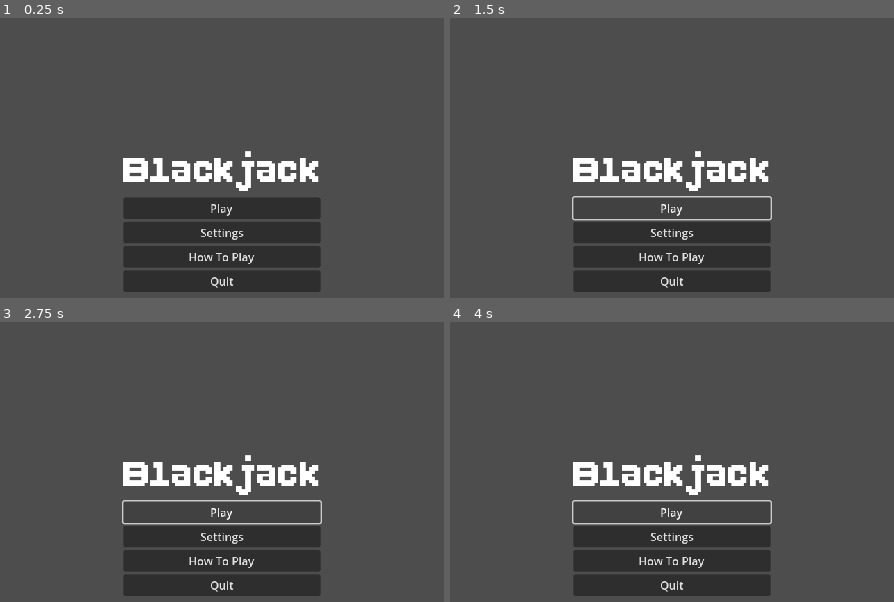
Above: before the commit, frames 1-4 (two rows, left to right).
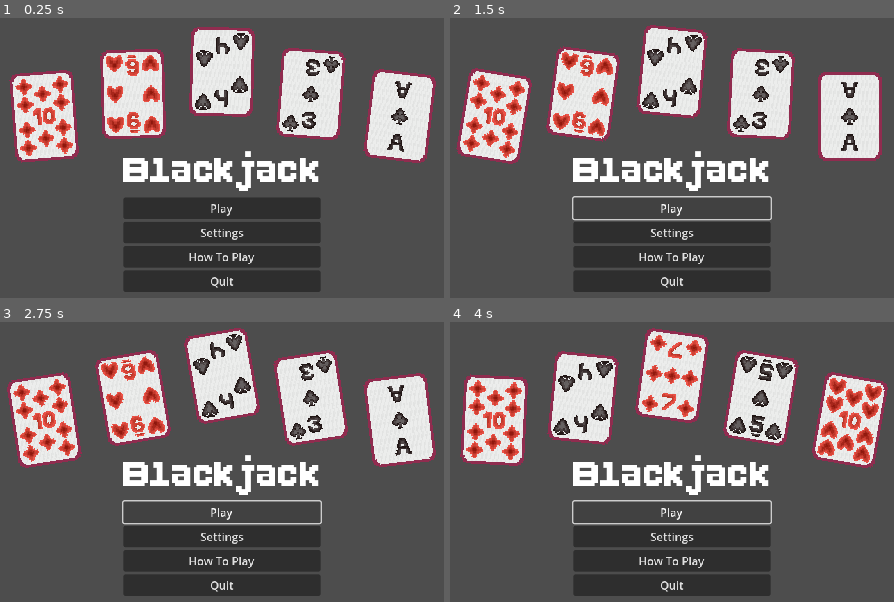
Above: after the commit, the same moments.

Repository: Brody-R/SDEV-265
Game: Godot game, scene res://Assets/Scenes/main_menu.tscn
Two runs of this game, one before a commit and one after it. Both use one fixed random seed, a clock stepped at 60 frames per second and the inputs below.
Inputs:
- Up to frame 1 (0.25 s): no input
- Up to frame 2 (1.5 s): click "Play" at 0.5 s; click "Play" at 1.25 s
- Up to frame 3 (2.75 s): click "Play" at 2 s
- Up to frame 4 (4 s): no input

The runs differ from the first frame. In frame 1, 22% of the frame differs, in the area x 2-99%, y 3-52%; in frame 2, 22%, in the area x 1-98%, y 2-53%; in frame 3, 22%; in frame 4, 22%.

Commit message:
Animation for menu, card suit / val select functionality

Diff:
--- a/Assets/Scenes/card.gd
+++ b/Assets/Scenes/card.gd
@@ -1,12 +1,92 @@
-# NOTE: 0 is back of card. All other cards are 1-13 (CLUBS), 14-26 (SPADES), 27-39 (DIAMONDS), 40-52 (HEARTS).
+# NOTE: 0 is back of card. All other cards are 1-13 (CLUBS), 14-26 (SPADES), 27-39 (DIAMONDS), 40-52 (HEARTS). K-Q-J-10, so on.
 extends Node2D
-
+var possibleSuits = ["Clubs","Spades","Diamonds","Hearts"]
+var possibleValues = ["K","Q","J",10,9,8,7,6,5,4,3,2,"A"]
+var mySuit = 0
+var myValue = "K"
+var didAlready = false
+var animStartTime = float(0)
+var loopCount = 0
 
 # Called when the node enters the scene tree for the first time.
 func _ready():
-	pass # Replace with function body.
-
+	pass
 
 # Called every frame. 'delta' is the elapsed time since the previous frame.
 func _process(delta):
 	pass
+
+func mainMenu():
+	if didAlready == false:
+		$AnimationPlayer.play("menu")
+		$AnimationPlayer.seek(animStartTime)
+		didAlready = true
+	var valRNG = randi_range(1,13)
+	var suitRNG = randi_range(0,3)
+	setCard(possibleSuits[suitRNG],valRNG)
+
+func mainMenuAnimLooped():
+	loopCount += 1
+	if loopCount > 1:
+		mainMenu()
+		loopCount = 0
+
+func setCard(suit="Clubs",val=-1,raw=-1):
+	# Raw option exists in case our card system just pulls a number 0-51 / 1-52. We check it first to get it out of the way.
+	# Remember: Order is Clubs, Spades, Diamonds, Hearts in the sprite sheet.
+	# Can be passed raw 0-3 for the Suit assignment or the appropriate name.
+	if raw == -1:
+		match suit:
+			"Clubs":
+				$AnimatedSprite2D.frame = val
+				mySuit = "Clubs"
+				myValue = possibleValues[val-1]
+			0:
+				$AnimatedSprite2D.frame = val
+				mySuit = possibleSuits[0]
+				myValue = possibleValues[val-1]
+			"Spades":
+				val = val + 13
+				$AnimatedSprite2D.frame = val
+				mySuit = "Spades"
+				myValue = possibleValues[val-14]
+			1:
+				val = val + 13
+				$AnimatedSprite2D.frame = val
+				mySuit = possibleSuits[1]
+				myValue = possibleValues[val-14]
+			"Diamonds":
+				val = val + 26
+				$AnimatedSprite2D.frame = val
+				mySuit = "Diamonds"
+				myValue = possibleValues[val-27]
+			2:
+				val = val + 26
+				$AnimatedSprite2D.frame = val
+				mySuit = possibleSuits[2]
+				myValue = possibleValues[val-27]
+			"Hearts":
+				val = val + 39
+				$AnimatedSprite2D.frame = val
+				mySuit = "Hearts"
+				myValue = possibleValues[val-40]
+			3:
+				val = val + 39
+				$AnimatedSprite2D.frame = val
+				mySuit = possibleSuits[3]
+				myValue = possibleValues[val-40]
+	else:
+		$AnimatedSprite2D.frame = raw
+		if raw <= 13:
+			mySuit = "Clubs"
+			myValue = possibleValues[raw]
+		elif raw <= 26:
+			mySuit = "Spades"
+			myValue = possibleValues[raw-14]
+		elif raw <= 39:
+			mySuit = "Spades"
+			myValue = possibleValues[raw-27]
+		else:
+			mySuit = "Hearts"
+			myValue = possibleValues[raw-40]
+	print(self.get_name(), " ", mySuit, " ", myValue)
--- a/Assets/Scenes/card.tscn
+++ b/Assets/Scenes/card.tscn
@@ -382,10 +382,66 @@
 "speed": 5.0
 }]
 
+[sub_resource type="Animation" id="Animation_6ltkw"]
+resource_name = "menu"
+length = 2.0
+loop_mode = 1
+tracks/0/type = "value"
+tracks/0/imported = false
+tracks/0/enabled = true
+tracks/0/path = NodePath(".:rotation")
+tracks/0/interp = 2
+tracks/0/loop_wrap = true
+tracks/0/keys = {
+"times": PackedFloat32Array(1, 2),
+"transitions": PackedFloat32Array(1, 1),
+"update": 0,
+"values": [-0.174533, 0.174533]
+}
+tracks/1/type = "method"
+tracks/1/imported = false
+tracks/1/enabled = true
+tracks/1/path = NodePath(".")
+tracks/1/interp = 1
+tracks/1/loop_wrap = true
+tracks/1/keys = {
+"times": PackedFloat32Array(2),
+"transitions": PackedFloat32Array(1),
+"values": [{
+"args": [],
+"method": &"mainMenuAnimLooped"
+}]
+}
+
+[sub_resource type="Animation" id="Animation_o6wdg"]
+length = 0.001
+tracks/0/type = "value"
+tracks/0/imported = false
+tracks/0/enabled = true
+tracks/0/path = NodePath(".:rotation")
+tracks/0/interp = 1
+tracks/0/loop_wrap = true
+tracks/0/keys = {
+"times": PackedFloat32Array(0),
+"transitions": PackedFloat32Array(1),
+"update": 0,
+"values": [0.0]
+}
+
+[sub_resource type="AnimationLibrary" id="AnimationLibrary_b13hs"]
+_data = {
+"RESET": SubResource("Animation_o6wdg"),
+"menu": SubResource("Animation_6ltkw")
+}
+
 [node name="Card" type="Node2D"]
 script = ExtResource("1_fejg8")
 
 [node name="AnimatedSprite2D" type="AnimatedSprite2D" parent="."]
+scale = Vector2(2, 2)
 sprite_frames = SubResource("SpriteFrames_4c8kk")
-frame = 24
-frame_progress = 0.200207
+
+[node name="AnimationPlayer" type="AnimationPlayer" parent="."]
+libraries = {
+"": SubResource("AnimationLibrary_b13hs")
+}
--- /dev/null
+++ b/Assets/Scenes/main_menu.gd
@@ -0,0 +1,19 @@
+extends Control
+@export var menuCards: PackedScene
+
+# Called when the node enters the scene tree for the first time.
+func _ready():
+	$Card.animStartTime = float(0.4)
+	$Card.mainMenu()
+	$Card2.animStartTime = float(0.3)
+	$Card2.mainMenu()
+	$Card3.animStartTime = float(0.2)
+	$Card3.mainMenu()
+	$Card4.animStartTime = float(0.1)
+	$Card4.mainMenu()
+	$Card5.animStartTime = float(0.0)
+	$Card5.mainMenu()
+
+# Called every frame. 'delta' is the elapsed time since the previous frame.
+func _process(delta):
+	pass
--- a/Assets/Scenes/main_menu.tscn
+++ b/Assets/Scenes/main_menu.tscn
@@ -1,6 +1,8 @@
-[gd_scene load_steps=2 format=3 uid="uid://cu7h0eew86she"]
+[gd_scene load_steps=4 format=3 uid="uid://cu7h0eew86she"]
 
+[ext_resource type="Script" path="res://Assets/Scenes/main_menu.gd" id="1_dy76o"]
 [ext_resource type="LabelSettings" uid="uid://cmhtmc70kii0m" path="res://Assets/TitleLabelSettings.tres" id="1_neovj"]
+[ext_resource type="PackedScene" uid="uid://dpch8vd55wsiy" path="res://Assets/Scenes/card.tscn" id="2_dvcnj"]
 
 [node name="MainMenu" type="Control"]
 layout_mode = 3
@@ -9,6 +11,7 @@
 anchor_bottom = 1.0
 grow_horizontal = 2
 grow_vertical = 2
+script = ExtResource("1_dy76o")
 
 [node name="VBoxContainer" type="VBoxContainer" parent="."]
 layout_mode = 1
@@ -43,3 +46,18 @@
 [node name="QuitBtn" type="Button" parent="VBoxContainer"]
 layout_mode = 2
 text = "Quit"
+
+[node name="Card" parent="." instance=ExtResource("2_dvcnj")]
+position = Vector2(320, 176)
+
+[node name="Card2" parent="." instance=ExtResource("2_dvcnj")]
+position = Vector2(448, 144)
+
+[node name="Card3" parent="." instance=ExtResource("2_dvcnj")]
+position = Vector2(576, 112)
+
+[node name="Card4" parent="." instance=ExtResource("2_dvcnj")]
+position = Vector2(704, 144)
+
+[node name="Card5" parent="." instance=ExtResource("2_dvcnj")]
+position = Vector2(832, 176)
Not shown: 1 places in Assets/Scenes/card.tscn that only renumber resources
